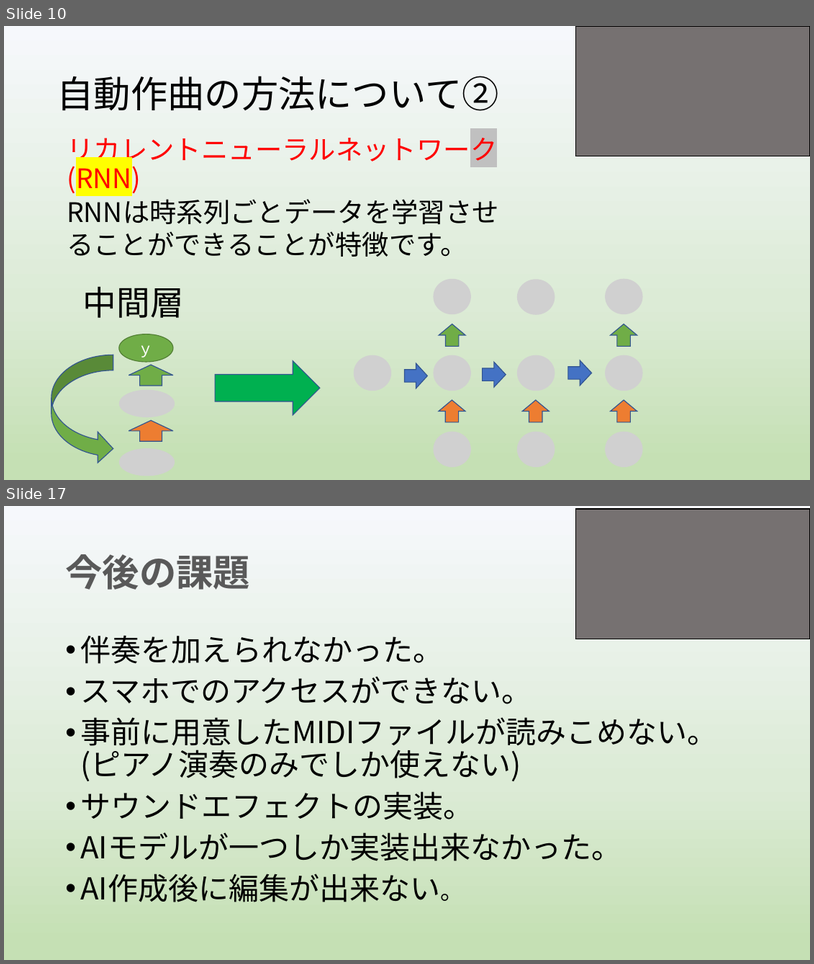
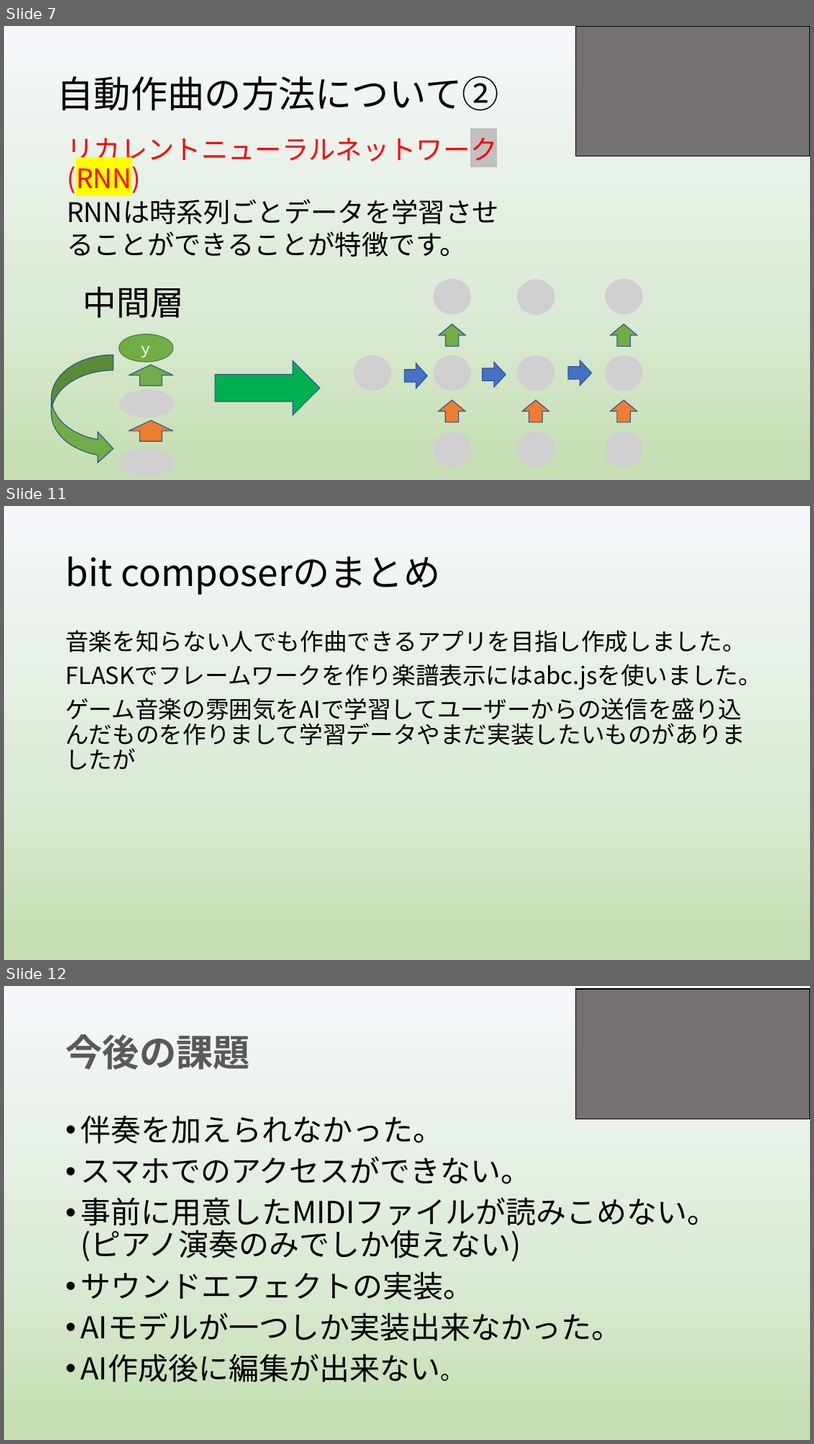
Before and after one commit to yoshitake266/bitComposer_prj, a slide deck: presentation/graduation/bit Composer3 .pptx. Shown one above the other, each under a label of ours: slides 10 and 17 before the commit, slides 7, 11 and 12 after it; the slides between them are not shown. The pictures are 814x964 and 814x1444 pixels, drawn with LibreOffice and Linux fonts; fonts in the diff are those of the drawing; grey boxes stand for pictures. Boxes give left, top, right and bottom in pixels: in the first picture for what was removed or moved away, otherwise in the second. Text is boxed around its words. In the diff, an @@ line names an element or a change of style, - is before the commit and + after.

```diff
--- a/presentation/graduation/bit Composer3 .pptx
+++ b/presentation/graduation/bit Composer3 .pptx
@@ slide 11 added at (4,506,810,960), background gradient #F6F8FC to #DCEBD6 to #C5E0B4 @@
@@ title added at (65,556,441,595), 44 pt, text #000000 @@
+bit composerのまとめ
@@ text added at (65,630,762,723), 28 pt, text #000000 @@
+音楽を知らない人でも作曲できるアプリを目指し作成しました。
+FLASKでフレームワークを作り楽譜表示にはabc.jsを使いました。
+ゲーム音楽の雰囲気をAIで学習してユーザーからの送信を盛り込んだものを作りまして学習データやまだ実装したいものがありましたが
@@ what was slide 10 is now slide 7 @@
@@ what was slide 17 is now slide 12 @@
```
Also in this commit, not shown: 8 slides changed, 2 other slides added, 6 slides removed.
